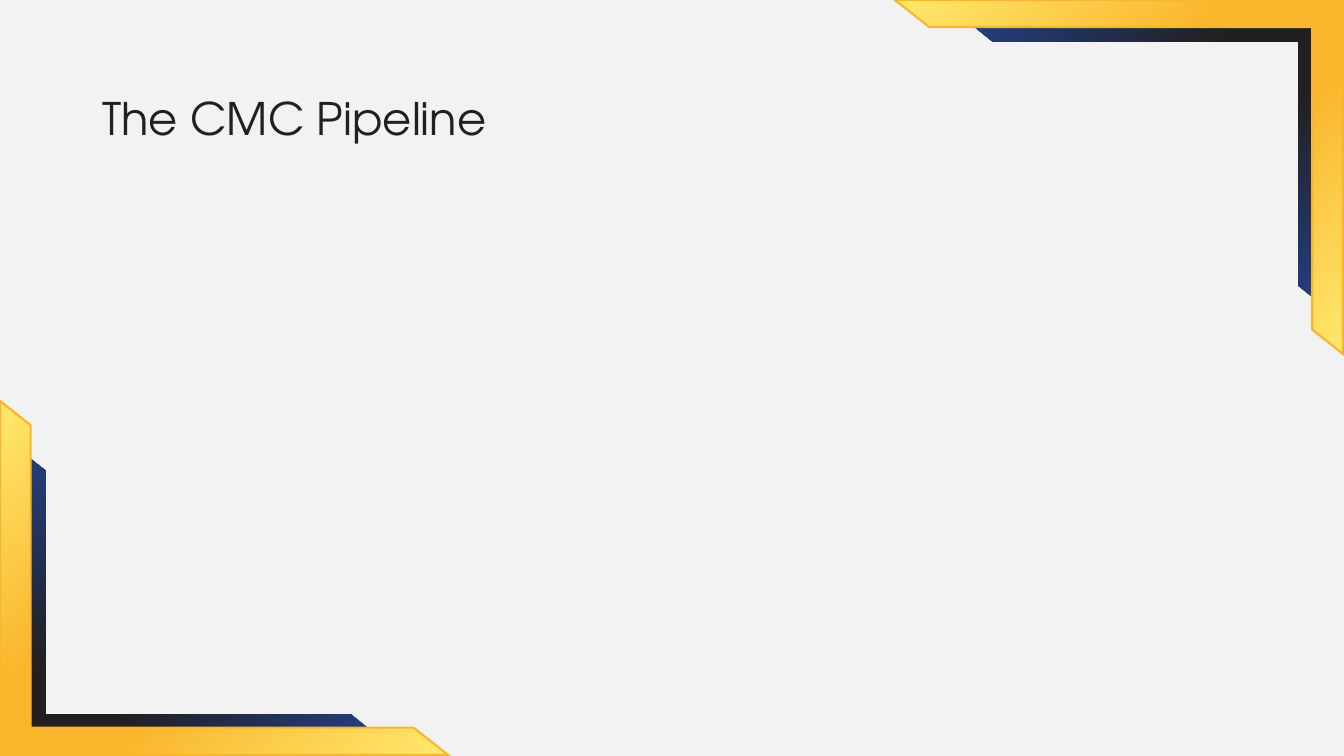
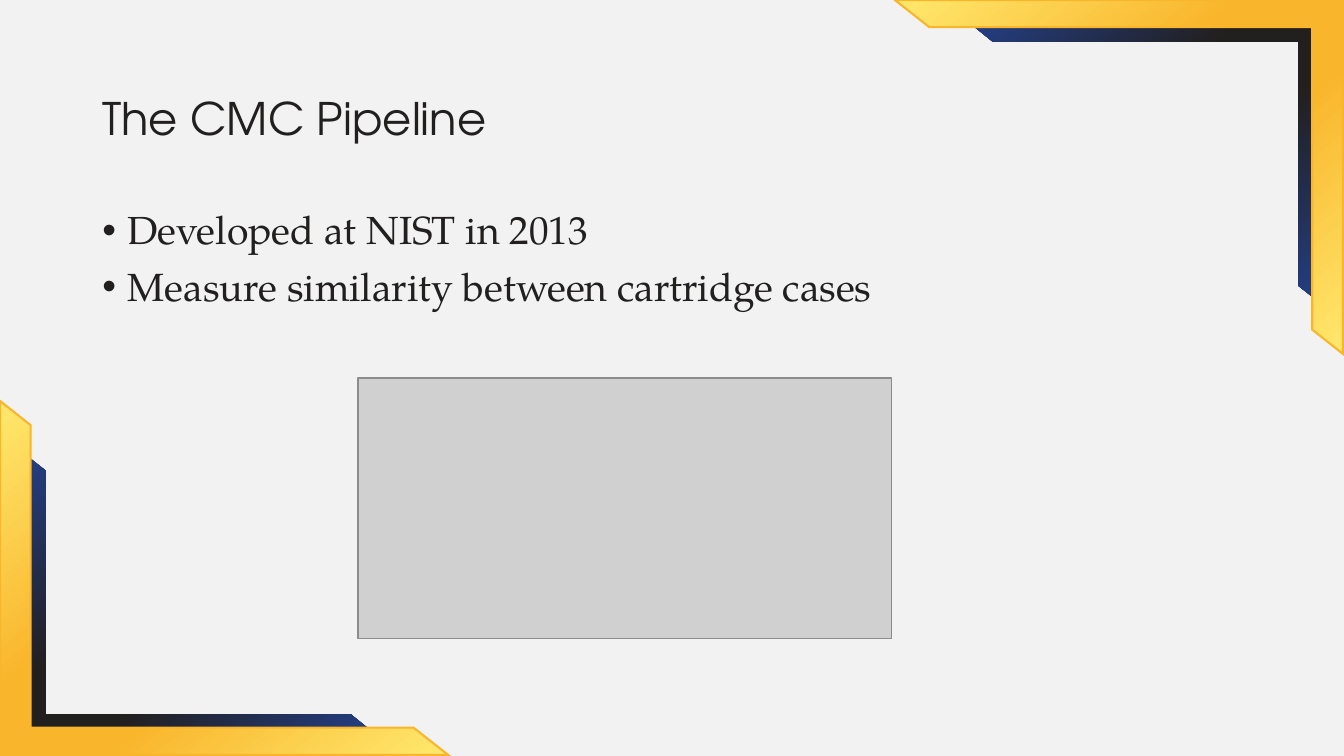
Before and after one commit to jzemmels/aafs22_slides, a slide deck: slide 7 of slides/AAFS 2022 Presenter PP Theme 1.pptx. Drawn at 1344x756 pixels with LibreOffice and Linux fonts; fonts in the diff are those of the drawing; grey boxes stand for pictures; background and template pictures are left out. Boxes give left, top, right and bottom in pixels: in the first picture for what was removed or moved away, otherwise in the second. Text is boxed around its words. In the diff, an @@ line names an element or a change of style, - is before the commit and + after.

```diff
--- a/slides/AAFS 2022 Presenter PP Theme 1.pptx
+++ b/slides/AAFS 2022 Presenter PP Theme 1.pptx
@@ text added at (x1=128, y1=215, x2=872, y2=312), 28 pt, text #221F1F @@
+• Developed at NIST in 2013
+• Measure similarity between cartridge cases
@@ picture added at (x1=358, y1=378, x2=891, y2=639) @@
```
Also in this commit, not shown: 5 other slides changed, 4 other files.
